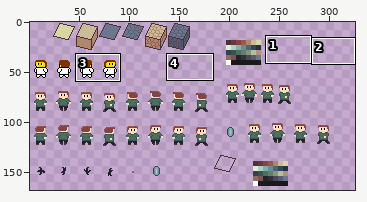
Sprite sheet, stored at images/tiles.png. Above, an overview of the earlier version with the close-up marked.
Close-up. The starting point:
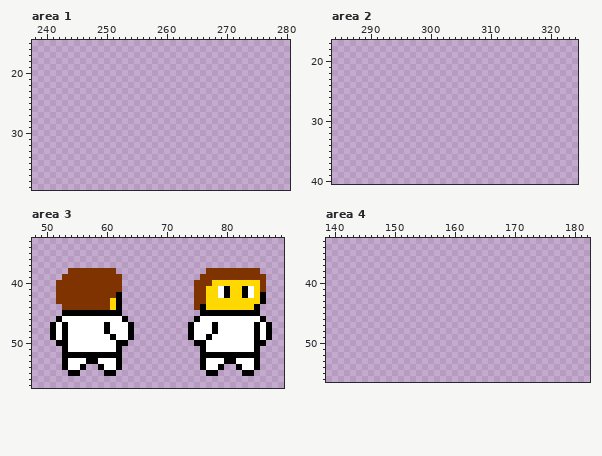
The file is 326x180 pixels. Shown: area 1: x 238..280, y 15..39; area 2: x 284..324, y 17..40; area 3: x 48..89, y 33..57; area 4: x 139..182, y 33..56. The wide view leaves out empty margins. The commit also changed other parts of the picture, which this record leaves out.
After the commit:
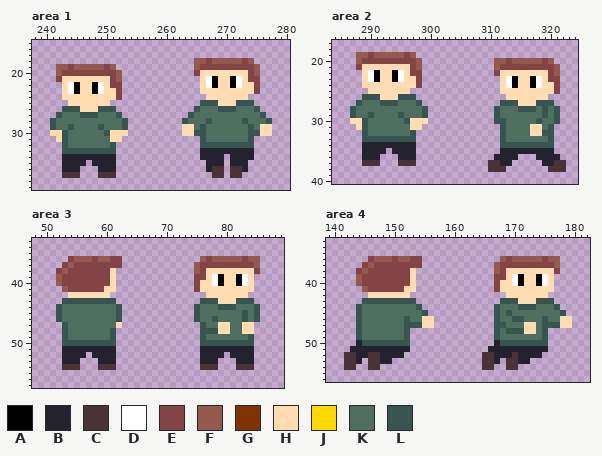
Palette (. is transparent): A #000000  B #24222e  C #4a3337  D #ffffff  E #844344  F #945a50  G #7f3300  H #ffdcb1  J #ffd800  K #4e6e60  L #385450
The edit:
Changed rows in their new state; - is an unchanged pixel.
Area 1:
first column x 241:
18 ------------------------FFEFFFFFEF---
19 -FFEFFFFFEF-------------FEEEEEEEEEF--
20 -FEEEEEEEEEF------------EHHHHHHHHEF--
21 -EHHHHHHHHEF-------------HDAHHADHEE--
22 --HDAHHADHEE-------------HDAHHADHHE--
23 --HDAHHADHHE-------------HHHHHHHHHE--
24 --HHHHHHHHHE--------------HHHHHHH----
25 ---HHHHHHH---------------LLLHHHLLL---
26 --LLLHHHLLL-------------LKKKLLLKKKL--
27 -LKKKLLLKKKL-----------LKKKKKKKKKKKL-
28 LKKKKKKKKKKKL---------LKKKLKKKKKLKKKL
29 LKKLKKKKLKKKL---------HHKLKKKKKKKLKHH
30 HHLKKKKKKLHHH---------HHLLKKKKKKKLLHH
31 -HLKKKKKKKHH-------------LKKKKKKKL---
32 --LKKKKKKKL--------------LLLLLLLLL---
33 --LLLLLLLLL--------------BBBBBBBBB---
34 --BBBBBBBBB--------------BBBB-BBBB---
35 --BBBB-BBBB---------------BBB-BBB----
36 --BBB---BBB---------------BCC-CCB----
37 --CCC---CCC----------------CC-CC-----
Area 2:
first column x 287:
19 -FFEFFFFFEF-------------------------
20 -FEEEEEEEEEF------------FFEFFFFFEF--
21 -EHHHHHHHHEF------------FEEEEEEEEEF-
22 --HDAHHADHEE------------EHHHHHHHHEF-
23 --HDAHHADHHE-------------HDAHHADHEE-
24 --HHHHHHHHHE-------------HDAHHADHHE-
25 ---HHHHHHH---------------HHHHHHHHHE-
26 --LLLHHHLLL---------------HHHHHHH---
27 -LKKKLLLKKKL-------------LLLHHHLLL--
28 LKKKKKKKKKKKL-----------LKKKLLLKLKL-
29 LKKLKKKKLKKKL-----------LKKKKKKKLKL-
30 HHLKKKKKKLHHH-----------LLKKKKKLKKL-
31 -HLKKKKKKKHH-------------LKKKKHHKL--
32 --LKKKKKKKL--------------LKKKKHHLL--
33 --LLLLLLLLL--------------LKKKKKKKL--
34 --BBBBBBBBB--------------LLLLLLLLL--
35 --BBBB-BBBB--------------BBBBBBBBB--
36 --BBB---BBB-------------BBBB---BBBB-
37 --CCC---CCC------------CCBB-----BBCC
38 -----------------------CCC-------CCC
Area 3:
first column x 51:
36 ---EFFFEFFEE-------------FEFFFFFEFF--
37 --EFEEEEEEEE------------FEEEEEEEEEF--
38 -EFEEEEEEEH-------------FEHHHHHHHHE--
39 -FEEEEEEEEH.------------EEHDAHHADH..-
40 -FEEEEEEEEH.------------EHHDAHHADH..-
41 -.FEEEEEEHH.------------EHHHHHHHHH..-
42 -..HHHHHHH..------------..HHHHHHH...-
43 -.LLLLLLLLL.------------.LLLHHHLLL..-
44 -LKKKKKKKKKL------------LKKKLLLKKKL--
45 -LKKKKKKKKKL------------LKKKKKKKLKL--
46 -LKKKKKKKKKL.-----------LKKLKKKKLKL.-
47 ..LKKKKKKKKH..---------..LKKHHKKHH...
48 ..LKKKKKKKL...---------..LLLHHKKHH...
49 ..LKKKKKKKL...---------..LKKKKKKKL...
50 -.LLLLLLLLL..-----------.LLLLLLLLL..-
51 --BBBBBBBBB.-------------BBBBBBBBB.--
52 --BBBB.BBBB.-------------BBBB.BBBB.--
53 --BBB...BBB.-------------BBB...BBB.--
54 --CCC.--CCC.-------------CCC.--CCC.--
55 ---..----..---------------..----..---
Area 4:
first column x 142:
36 ----EFFFEFFEE-------------FEFFFFFEFF--
37 ---EFEEEEEEEE------------FEEEEEEEEEF--
38 --EFEEEEEEEH-------------FEHHHHHHHHE--
39 --FEEEEEEEEH-------------EEHDAHHADH---
40 --FEEEEEEEEH-------------EHHDAHHADH---
41 ---FEEEEEEHH-------------EHHHHHHHHH---
42 ----HHHHHHH----------------HHHHHHH----
43 ---LLLLLLLLL--------------LLLHHHLLL---
44 --LKKKKKKKKKL------------LKKKLLLKKKL--
45 --LKKKKKKKKKKL-----------LKLKKKKKKKKL-
46 --LKKKKKKKLKKHH----------LKKLLKKKLKKHH
47 --LKKKKKKKLLLHH----------LLKKKHHKLLLHH
48 --LKKKKKKKL--------------LKLLLHHKL----
49 --LKKKKKKKL--------------LKKKKKKKL----
50 --BLLLLLLLL--------------BLLLLLLLL----
51 -BBBBBBBBBB-------------BBBBBBBBBB----
52 CCBBCCBBBB-------------CCBBBCBBBB-----
53 CCB-CCBB---------------CCB-CCBB-------
54 CC--CC-----------------CC--CC---------
